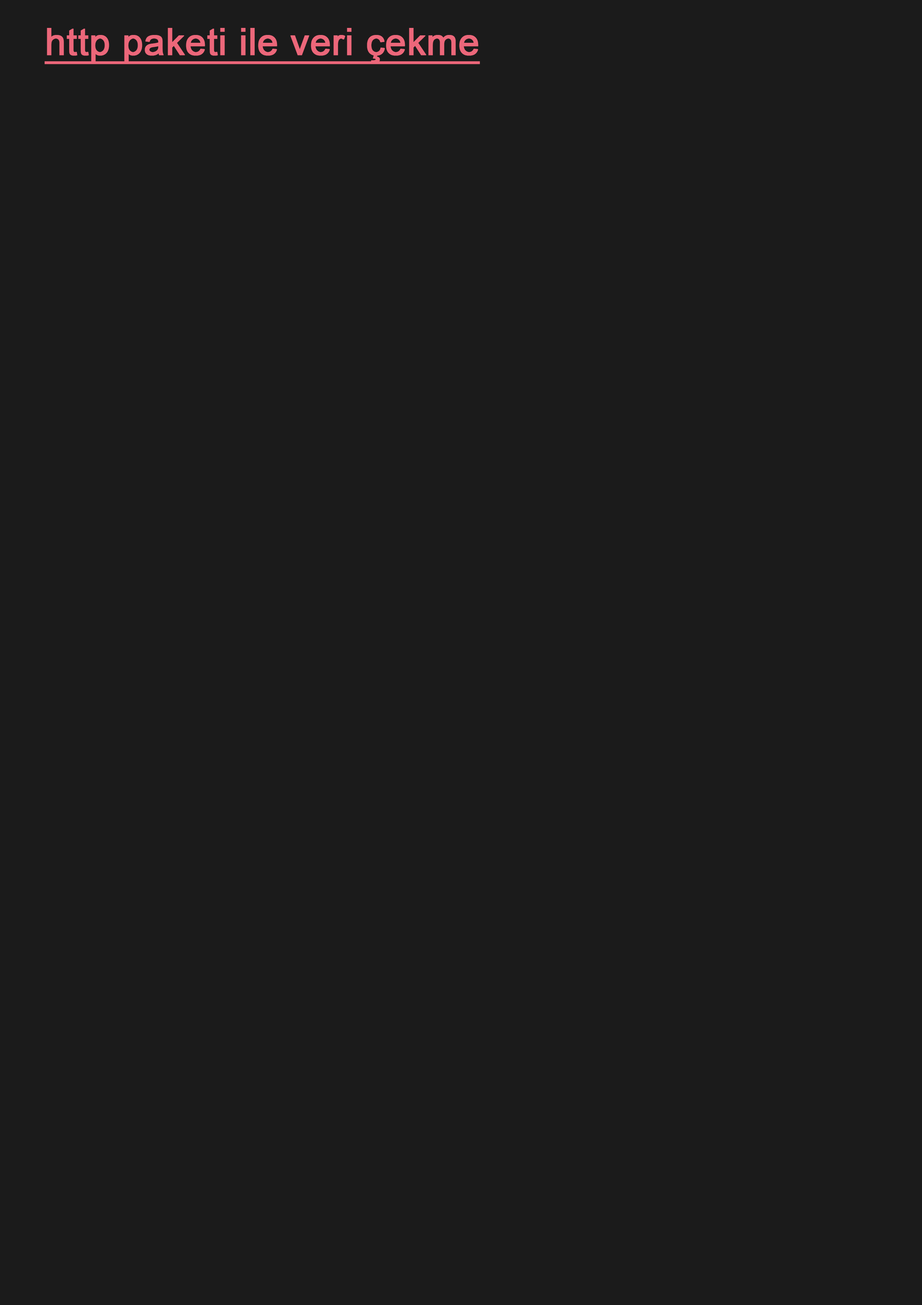
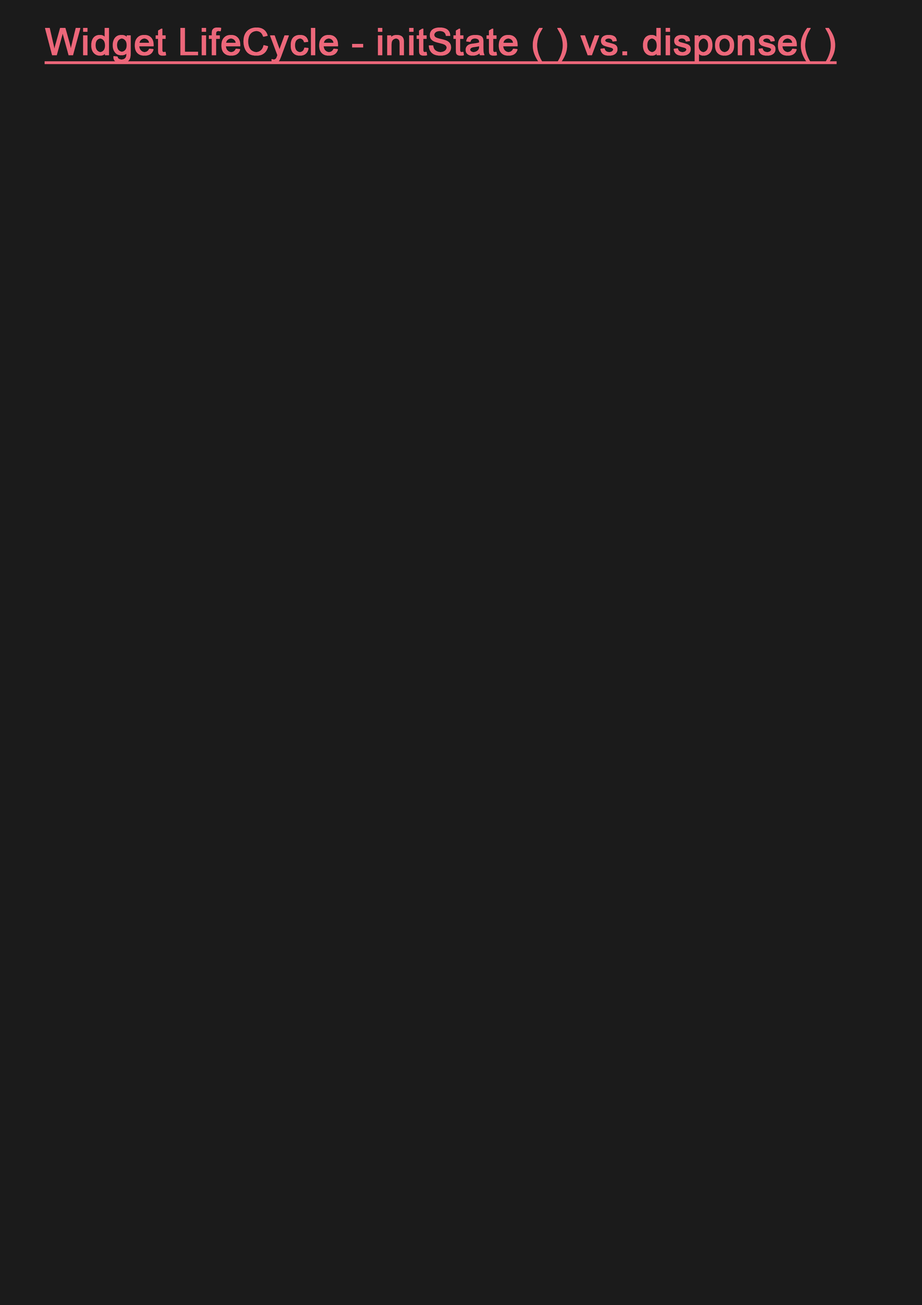
Layer changes from the first 922×1305 image to the second:
renamed "http paketi ile veri çekme" to "Widget LifeCycle - initState ( ) vs. disponse( )", painted on it over [45, 27, 838, 65]
